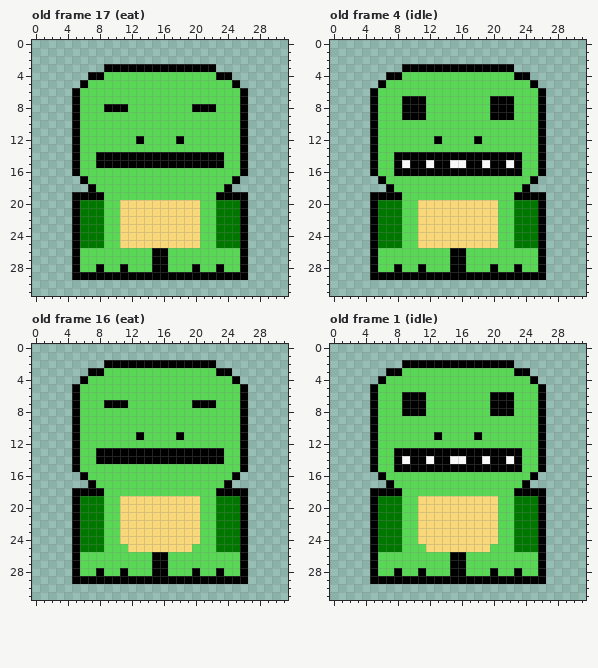
A pixel-art file gets an edit: Art/RawSprites/croc.aseprite. That is the earlier state.
32x32 pixels, 18 frames. Shown: old frame 17 (eat), old frame 4 (idle), old frame 16 (eat), old frame 1 (idle). The commit also changed other frames, which this record leaves out.
The same view after the edit:
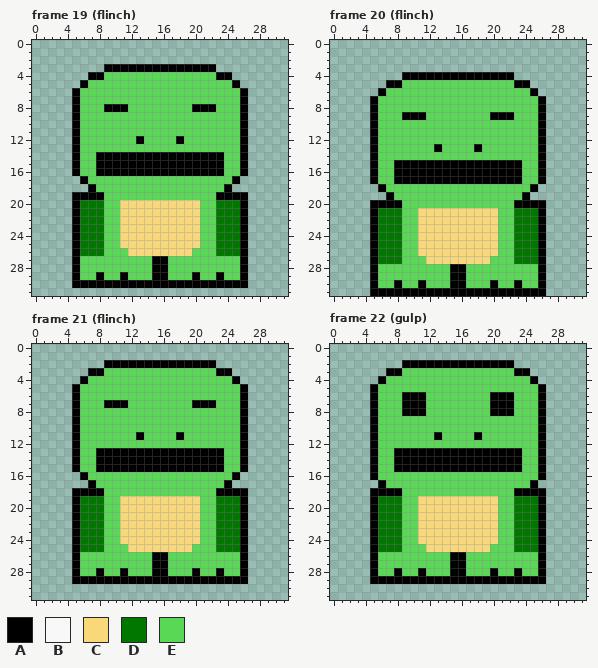
Palette (. is transparent): A #000000  B #f8f8f8  C #f8d878  D #007800  E #58d854
A new or re-ordered frame is compared with the old frame closest to it.
Changes in this commit:
frames 18 -> 30
Changed rows in their new state; - is an unchanged pixel.
Frame 19 (flinch) is new; against old frame 17 (eat):
first column x 8:
16 AAAAAAAAAAAAAAAA
first column x 5:
26 -DDD---CCCCCCCC---DDD-
28 ---E--E--------E--E---
29 -EE-EE-EEE--EEE-EE-EE-
30 AAAAAAAAAAAAAAAAAAAAAA
Frame 20 (flinch) is new; against old frame 4 (idle):
first column x 5:
 3 ----..............----
 4 --..AAAAAAAAAAAAAA..--
 5 -.AA--------------AA.-
 6 .A------------------A.
 7 ----EEE--------EEE----
 8 ----EEE--------EEE----
first column x 5:
12 --------E----E--------
13 --------A----A--------
14 ---EEEEEEEEEEEEEEEE---
15 ----A--A--AA--A--A----
17 AE-AAAAAAAAAAAAAAAA-EA
18 -AE----------------EA-
19 ..-E--------------E-..
20 -AAA--EEEEEEEEEE--AAA-
first column x 5:
26 -DDD--CCCCCCCCCC--DDD-
27 -DDD---CCCCCCCC---DDD-
28 ---E--E--------E--E---
29 -EEEEEEEEE--EEEEEEEEE-
30 AEEAEEAEEEAAEEEAEEAEEA
31 AAAAAAAAAAAAAAAAAAAAAA
Frame 21 (flinch) is new; against old frame 16 (eat):
first column x 8:
15 AAAAAAAAAAAAAAAA
Frame 22 (gulp) is new; against old frame 1 (idle):
first column x 5:
14 ----A--A--AA--A--A----
16 AE------------------EA
17 -AE----------------EA-
Where, in picture pixels (left, top, right, bottom), the same in both pictures:
changed: (96, 168, 224, 176)
changed: (72, 248, 248, 288)
changed: (370, 64, 546, 112)
changed: (370, 136, 546, 208)
changed: (370, 248, 546, 296)
changed: (96, 464, 224, 472)
changed: (370, 456, 546, 488)
